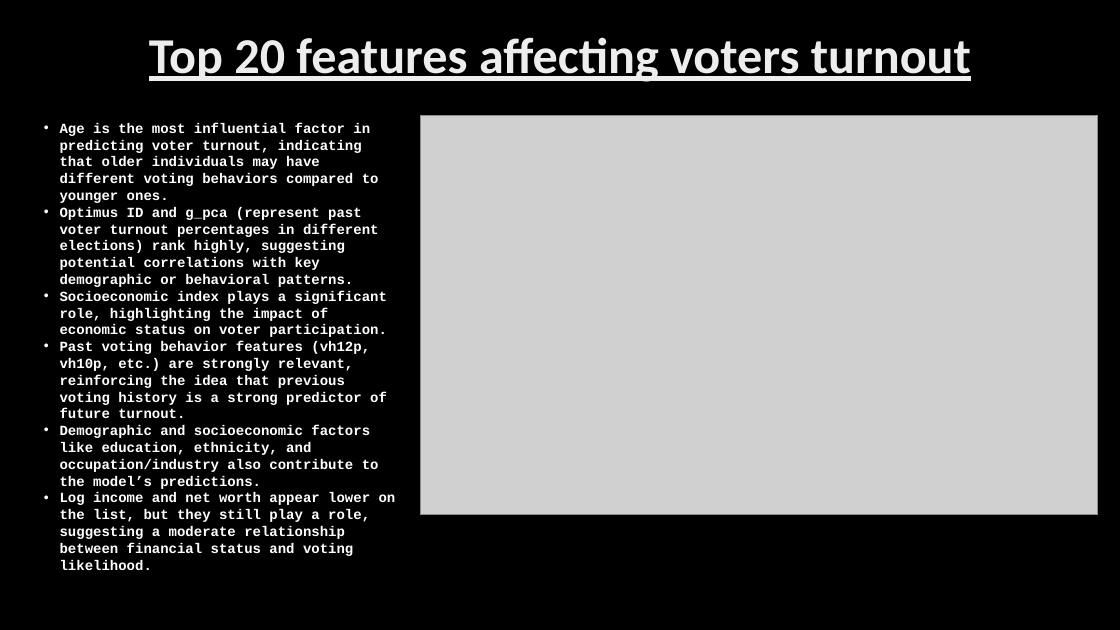
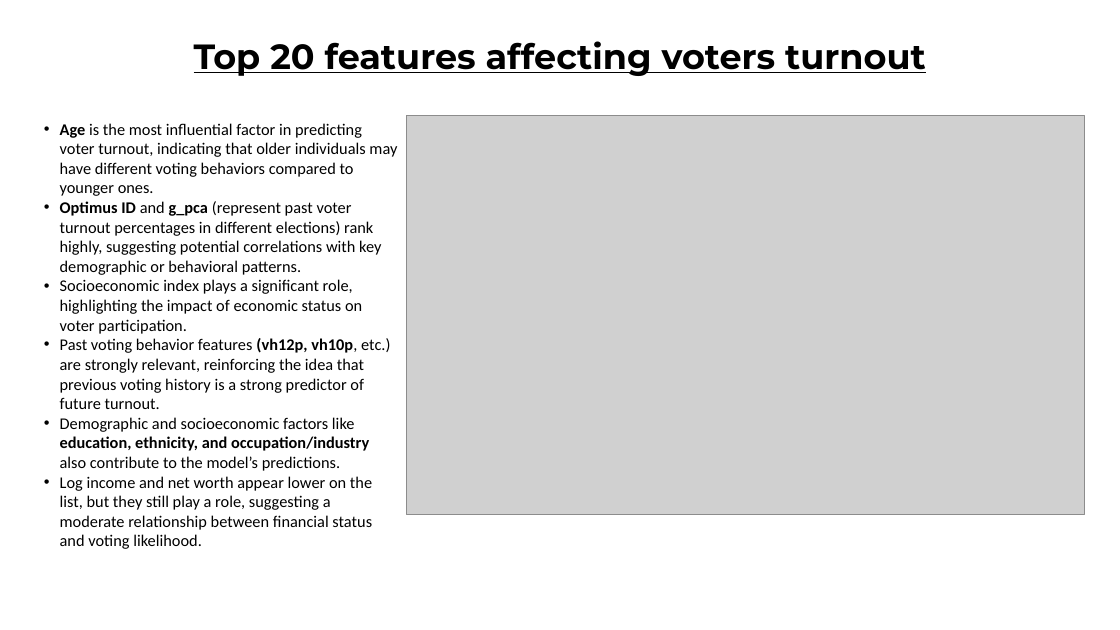
Before and after one commit to Anu589/Voter-Turnout-Prediction, a slide deck: slide 5 of Voter Turnout Prediction.pptx. Drawn at 1120x630 pixels with LibreOffice and Linux fonts; fonts in the diff are those of the drawing; grey boxes stand for pictures; background and template pictures are left out. Boxes give left, top, right and bottom in pixels: in the first picture for what was removed or moved away, otherwise in the second. Text is boxed around its words. In the diff, an @@ line names an element or a change of style, - is before the commit and + after.

```diff
--- a/Voter Turnout Prediction.pptx
+++ b/Voter Turnout Prediction.pptx
@@ background picture (left out) to #FFFFFF @@
@@ title "Top 20 features affecting voters ..." at (194, 41, 926, 76): size 43 to 30 pt, font Calibri to Montserrat, text colour gradient #BFBFBF to #EDEDED to #FFFFFF to #000000 @@
@@ text "Age is the most influential ..." at (60, 123, 397, 549): size 12 to 14 pt, font Courier New to Calibri, text colour #FFFFFF to #000000, bold off @@
@@ picture: place and size @@
-picture at (421, 115, 1099, 515)
+picture at (407, 115, 1085, 515)
```
Also in this commit, not shown: 5 other slides changed.
